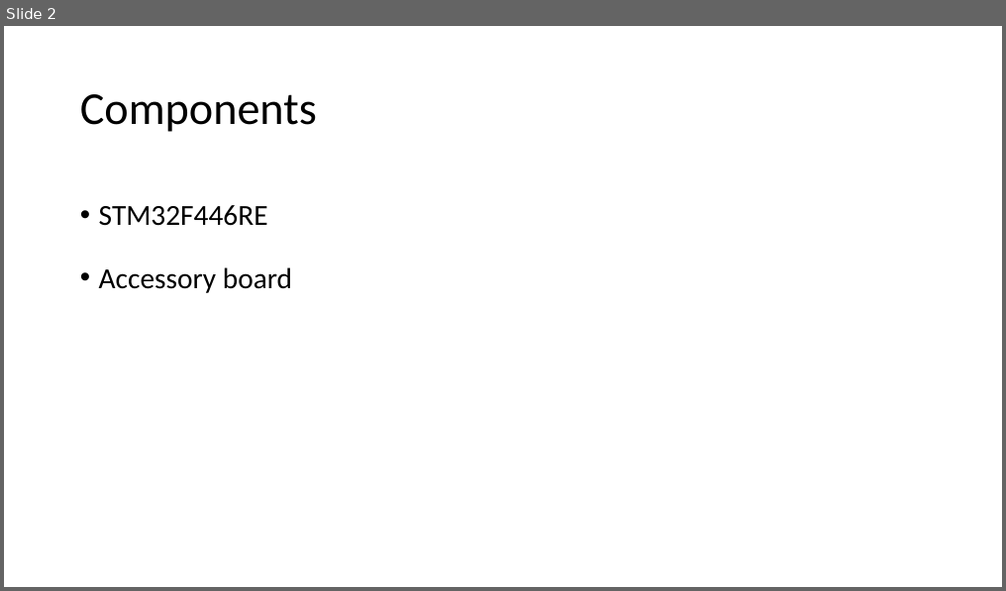
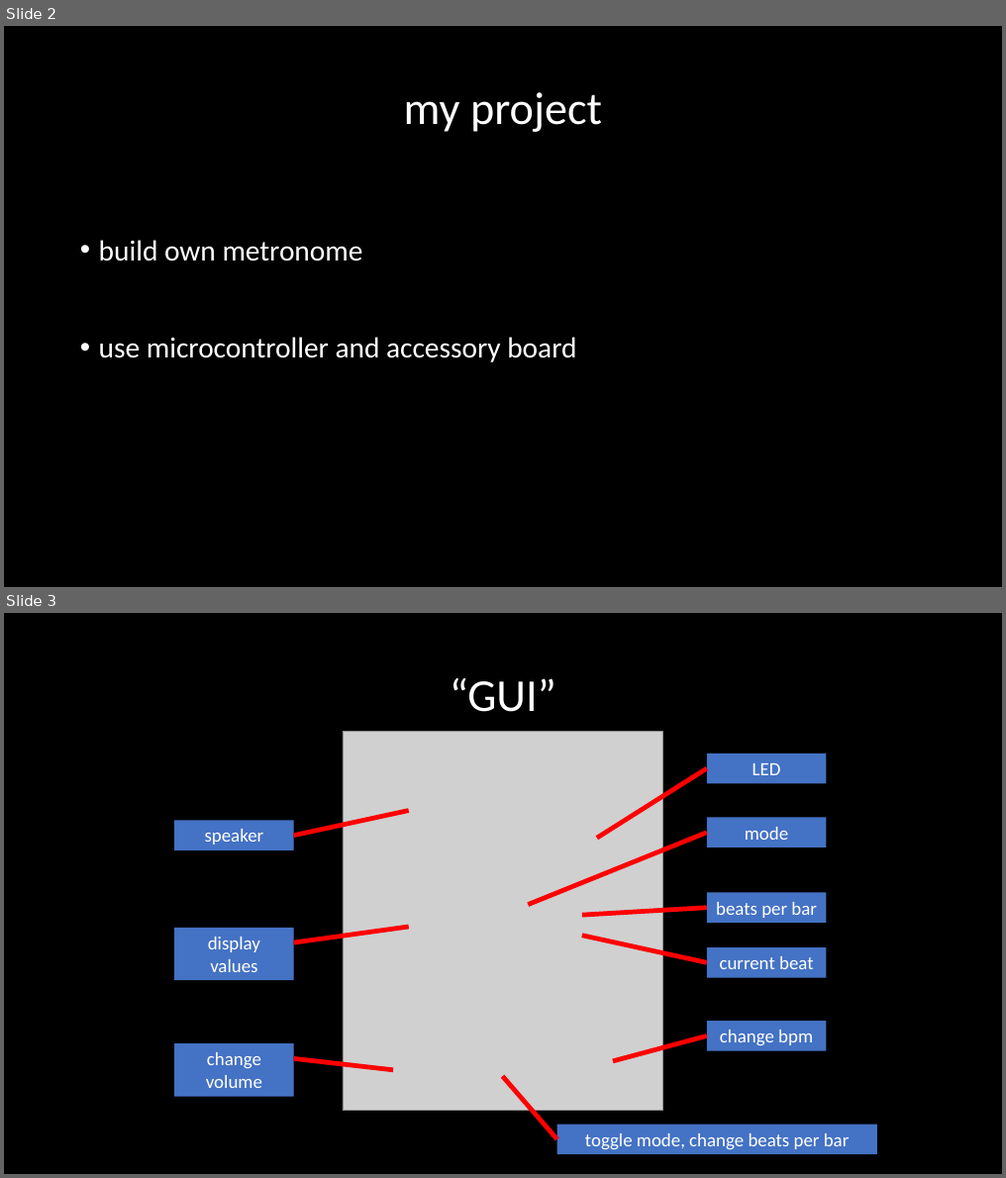
Before and after one commit to sevasch/STM32_metronome, a slide deck: presentation.pptx. Shown one above the other, each under a label of ours: slide 2 before the commit, slides 2 and 3 after it. The pictures are 1006x591 and 1006x1178 pixels, drawn with LibreOffice and Linux fonts; fonts in the diff are those of the drawing; grey boxes stand for pictures. Boxes give left, top, right and bottom in pixels: in the first picture for what was removed or moved away, otherwise in the second. Text is boxed around its words. In the diff, an @@ line names an element or a change of style, - is before the commit and + after.

```diff
--- a/presentation.pptx
+++ b/presentation.pptx
@@ slide 3 added at bbox=[4, 613, 1002, 1174], background #000000 @@
@@ title added at bbox=[450, 678, 556, 712], 44 pt, text #FFFFFF @@
+“GUI”
@@ picture added at bbox=[343, 731, 662, 1111] @@
@@ rectangle added at bbox=[707, 754, 827, 783], fill #4472C4, 18 pt, text #FFFFFF @@
+LED
@@ line added from (707, 768) to (597, 839), #FF0000 4.5 pt @@
@@ rectangle added at bbox=[174, 820, 294, 851], fill #4472C4, 18 pt, text #FFFFFF @@
+speaker
@@ line added from (294, 836) to (409, 811), #FF0000 4.5 pt @@
@@ rectangle added at bbox=[707, 817, 827, 848], fill #4472C4, 18 pt, text #FFFFFF @@
+mode
@@ line added from (707, 833) to (528, 905), #FF0000 4.5 pt @@
@@ line added from (707, 908) to (582, 916), #FF0000 4.5 pt @@
@@ rectangle added at bbox=[707, 893, 827, 923], fill #4472C4, 18 pt, text #FFFFFF @@
+beats per bar
@@ rectangle added at bbox=[174, 928, 294, 980], fill #4472C4, 18 pt, text #FFFFFF @@
+display values
@@ line added from (294, 943) to (409, 927), #FF0000 4.5 pt @@
@@ line added from (707, 962) to (582, 936), #FF0000 4.5 pt @@
@@ rectangle added at bbox=[707, 948, 827, 977], fill #4472C4, 18 pt, text #FFFFFF @@
+current beat
@@ rectangle added at bbox=[707, 1021, 827, 1051], fill #4472C4, 18 pt, text #FFFFFF @@
+change bpm
@@ rectangle added at bbox=[174, 1045, 294, 1097], fill #4472C4, 18 pt, text #FFFFFF @@
+change volume
@@ line added from (707, 1036) to (613, 1061), #FF0000 4.5 pt @@
@@ line added from (294, 1059) to (393, 1070), #FF0000 4.5 pt @@
@@ line added from (557, 1140) to (503, 1076), #FF0000 4.5 pt @@
@@ rectangle added at bbox=[557, 1125, 877, 1155], fill #4472C4, 18 pt, text #FFFFFF @@
+toggle mode, change beats per bar
@@ slide 2 changed as well @@
@@ background #FFFFFF to #000000 @@
@@ title at bbox=[404, 92, 602, 132]: text changed; text colour #000000 to #FFFFFF @@
-Components
+my project
@@ text at bbox=[99, 240, 576, 363]: text changed; text colour #000000 to #FFFFFF @@
-• STM32F446RE
-• Accessory board
+• build own metronome
+• use microcontroller and accessory board
```
Also in this commit, not shown: 3 other slides changed, 8 other slides added, 3 slides removed.
